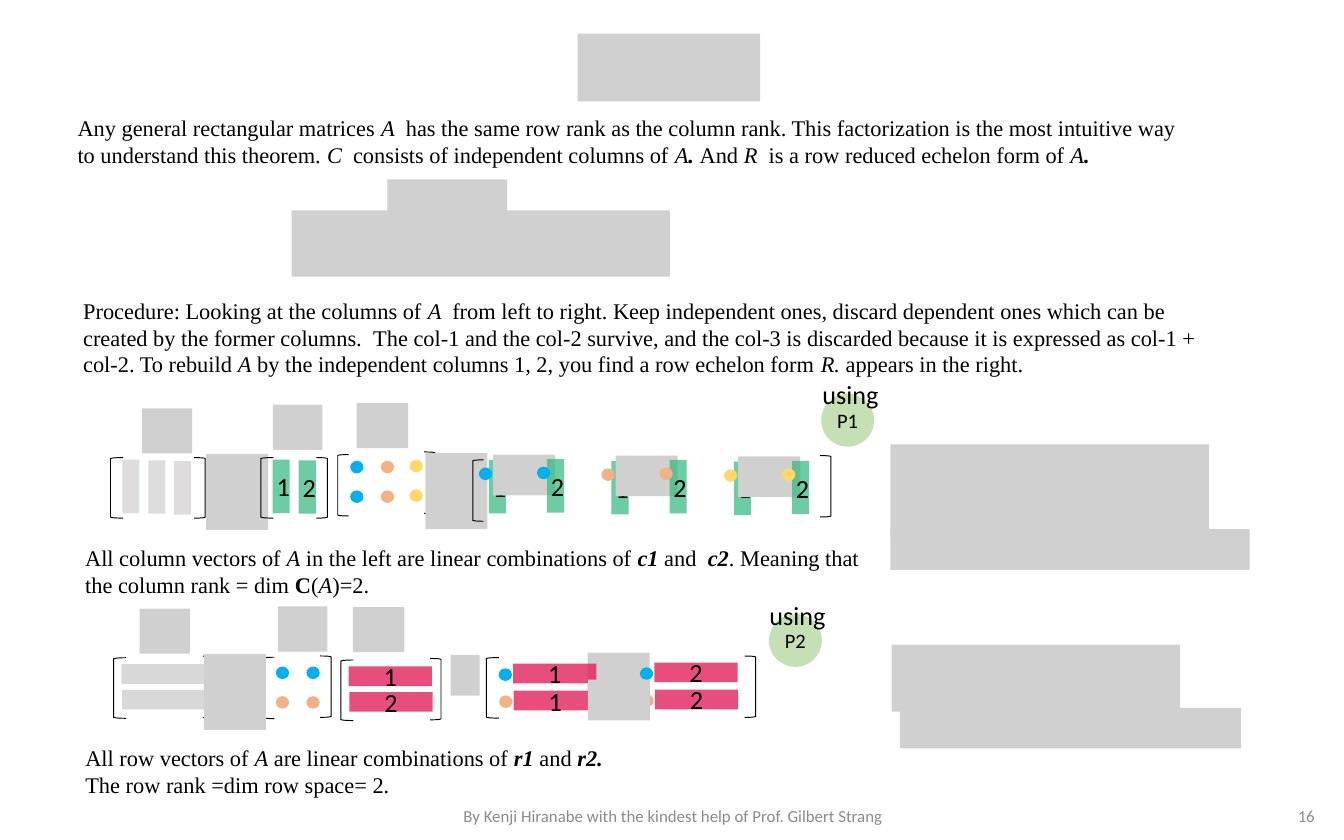
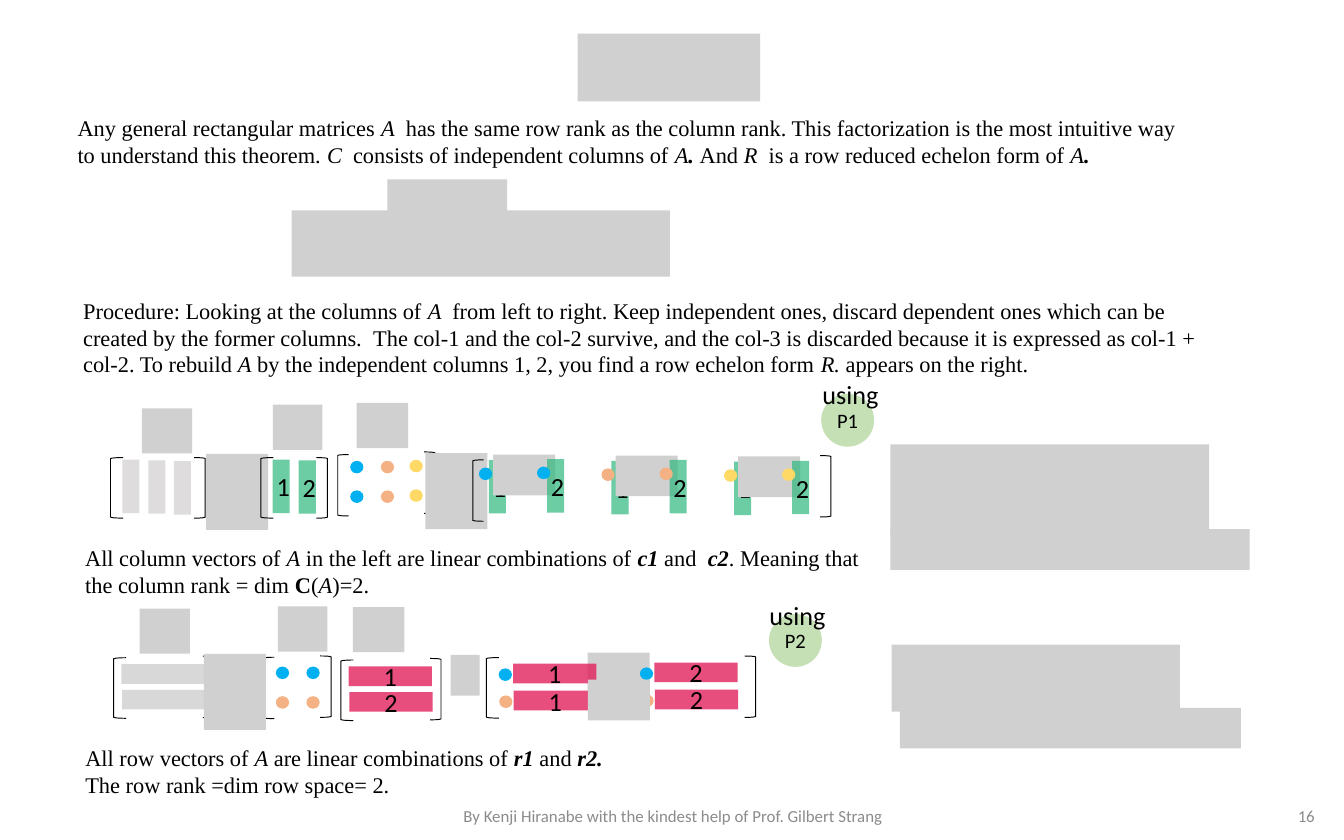
Before and after one commit to kenjihiranabe/The-Art-of-Linear-Algebra, a slide deck: slide 16 of Graphic-Notes-on-LA4E-v1.1.pptx. Drawn at 1344x840 pixels with LibreOffice and Linux fonts; fonts in the diff are those of the drawing; grey boxes stand for pictures; background and template pictures are left out. Boxes give left, top, right and bottom in pixels: in the first picture for what was removed or moved away, otherwise in the second. Text is boxed around its words. In the diff, an @@ line names an element or a change of style, - is before the commit and + after.

```diff
--- a/Graphic-Notes-on-LA4E-v1.1.pptx
+++ b/Graphic-Notes-on-LA4E-v1.1.pptx
@@ text at bbox=[83, 303, 1177, 377]: text changed @@
-Procedure: Looking at the columns of A from left to right. Keep independent ones, discard dependent ones which can be created by the former columns. The col-1 and the col-2 survive, and the col-3 is discarded because it is expressed as col-1 + col-2. To rebuild A by the independent columns 1, 2, you find a row echelon form R. appears in the right.
+Procedure: Looking at the columns of A from left to right. Keep independent ones, discard dependent ones which can be created by the former columns. The col-1 and the col-2 survive, and the col-3 is discarded because it is expressed as col-1 + col-2. To rebuild A by the independent columns 1, 2, you find a row echelon form R. appears on the right.
```
Also in this commit, not shown: 1 other slide changed, 2 other files.
